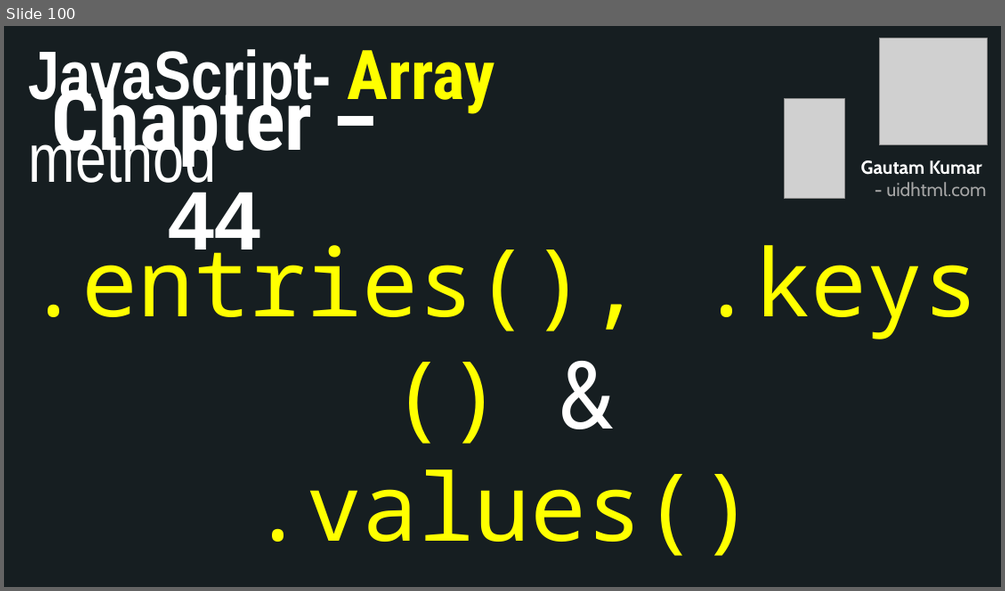
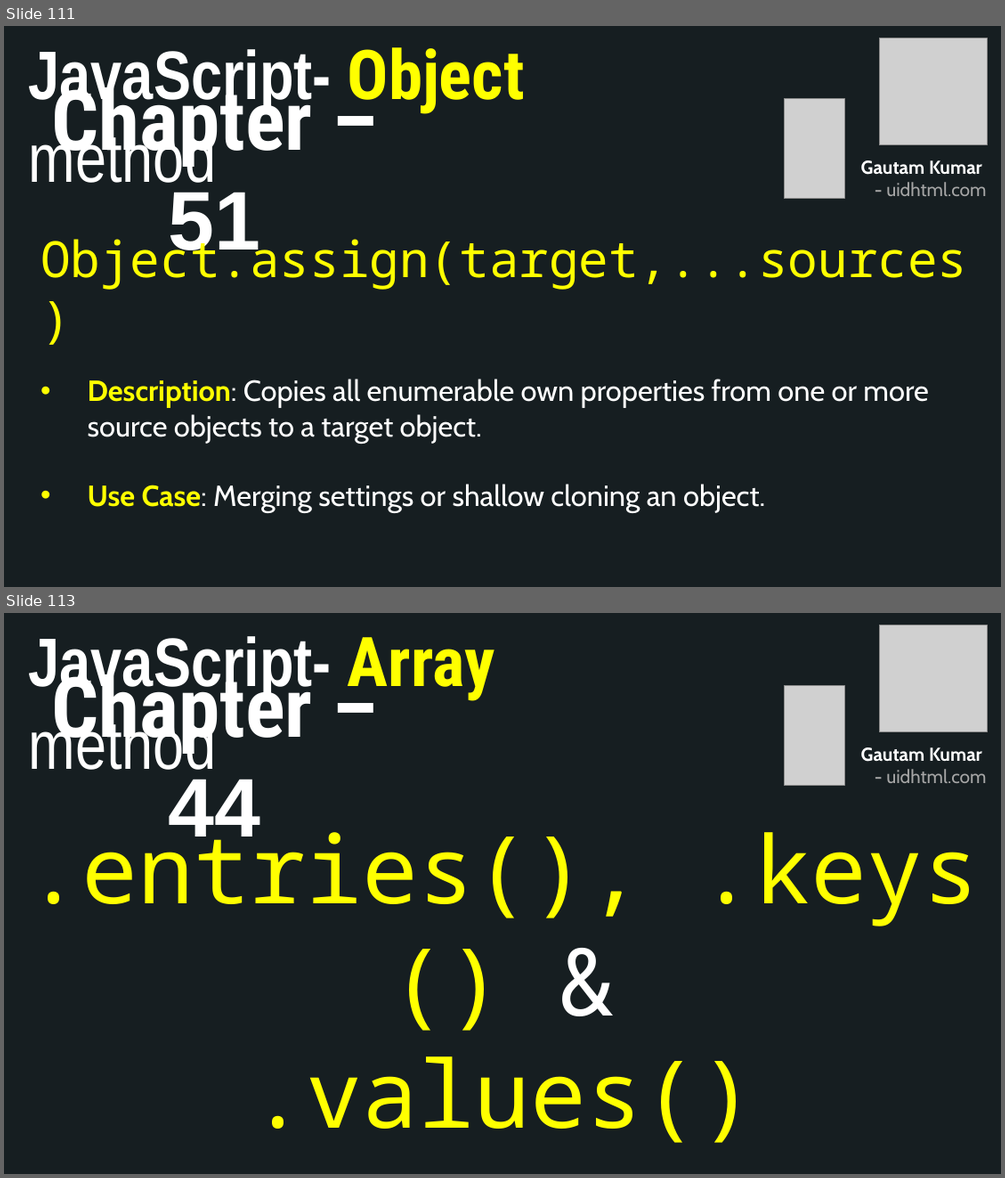
Before and after one commit to uidhtml/javascript-tutorials, a slide deck: Javascript Tutorials.pptx. Shown one above the other, each under a label of ours: slide 100 before the commit, slides 111 and 113 after it; the slides between them are not shown. The pictures are 1005x591 and 1005x1178 pixels, drawn with LibreOffice and Linux fonts; fonts in the diff are those of the drawing; grey boxes stand for pictures. Boxes give left, top, right and bottom in pixels: in the first picture for what was removed or moved away, otherwise in the second. Text is boxed around its words. In the diff, an @@ line names an element or a change of style, - is before the commit and + after.

Commit message:
Added chapter 45

```diff
--- a/Javascript Tutorials.pptx
+++ b/Javascript Tutorials.pptx
@@ slide 111 added at [4,26,1001,587], background #2C3C43; not listed: 10 template elements that a slide beside it also shows @@
@@ rectangle added at [4,26,1001,587], fill #161E22 @@
@@ text added at [29,47,525,194], 66 pt, text #FFFFFF, bold @@
+JavaScript- Object method
@@ picture added at [880,38,987,145] @@
@@ title added at [51,74,313,265], 80 pt, text #FFFFFF, bold @@
+Chapter – 51
@@ picture added at [785,99,844,199] @@
@@ text added at [861,160,986,196], 18 pt, text #A6A6A6, bold @@
+Gautam Kumar
+- uidhtml.com
@@ text added at [40,231,967,513], 28 pt, text #FFFFFF @@
+Object.assign(target,...sources)
+• Description: Copies all enumerable own properties from one or more source objects to a target object.
+• Use Case: Merging settings or shallow cloning an object.
@@ what was slide 100 is now slide 113 @@
```
Also in this commit, not shown: 12 other slides added, 6 other files.
